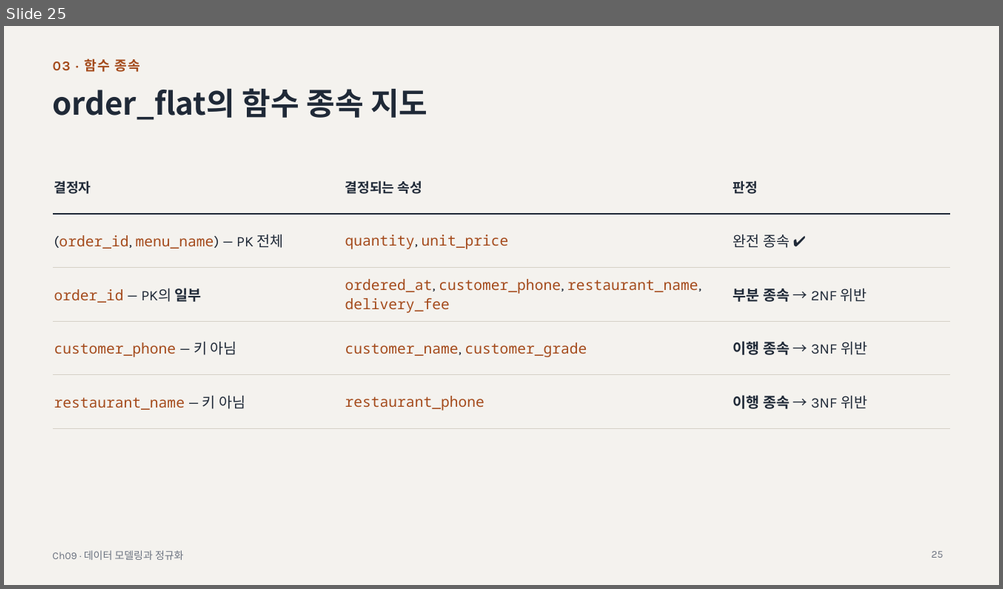
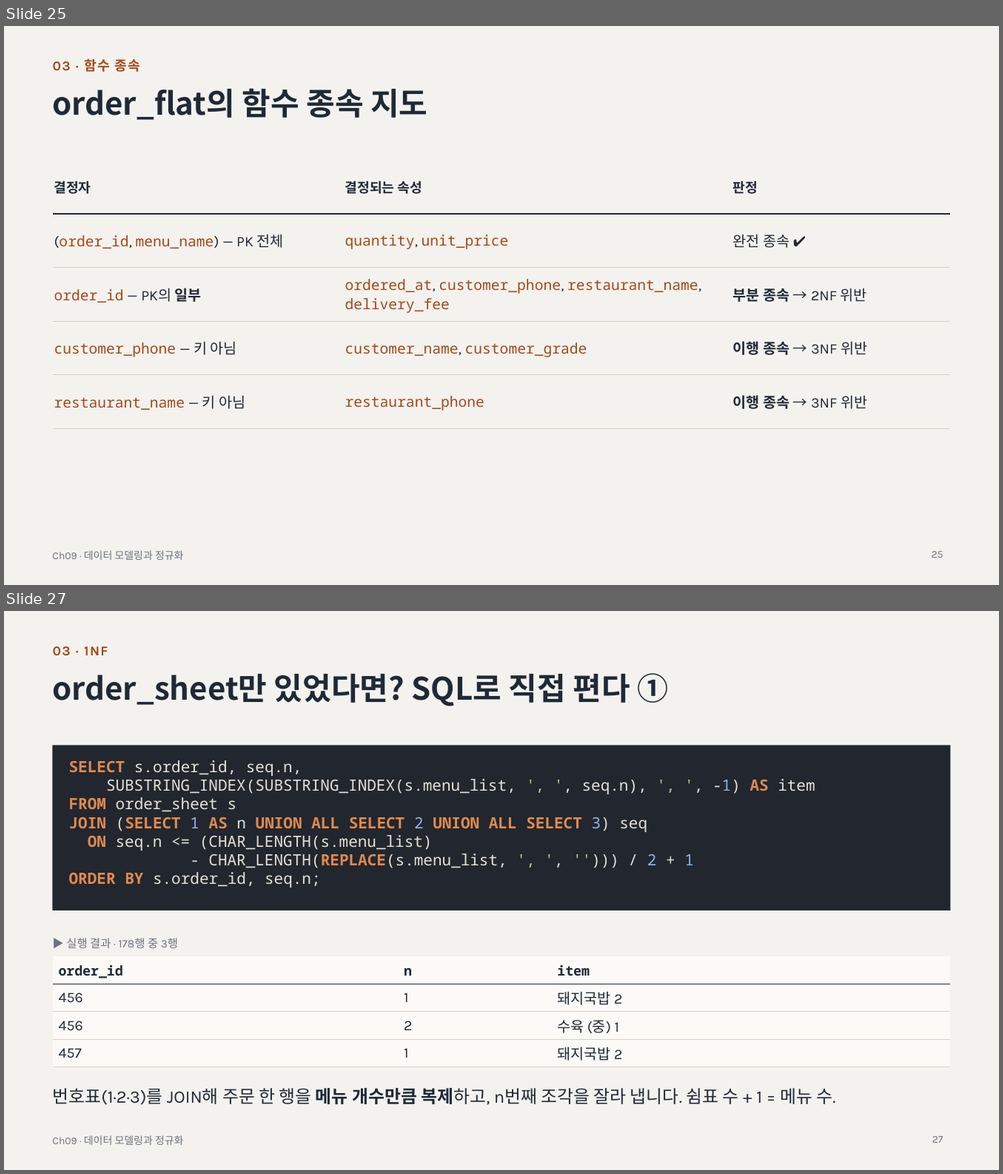
Before and after one commit to minjae0529-blip/DB-STUDY, a slide deck: chapters/ch09-modeling-normalization/ch09-slides.pptx. Shown one above the other, each under a label of ours: slide 25 before the commit, slides 25 and 27 after it; the slides between them are not shown. The pictures are 1003x589 and 1003x1174 pixels, drawn with LibreOffice and Linux fonts; fonts in the diff are those of the drawing. Boxes give left, top, right and bottom in pixels: in the first picture for what was removed or moved away, otherwise in the second. Text is boxed around its words. In the diff, an @@ line names an element or a change of style, - is before the commit and + after.

```diff
--- a/chapters/ch09-modeling-normalization/ch09-slides.pptx
+++ b/chapters/ch09-modeling-normalization/ch09-slides.pptx
@@ slide 27 added at [4,611,999,1170], background #F4F2EE; not listed: 1 template element that a slide beside it also shows @@
@@ text added at [53,647,108,656], 13 pt, text #A44A1B, bold @@
+03 · 1NF
@@ title added at [53,673,668,706], 30 pt, text #1F2937, bold @@
+order_sheet만 있었다면? SQL로 직접 편다 ①
@@ rectangle added at [53,745,950,911], fill #22262E @@
@@ text added at [69,760,814,888], 15 pt, text #E5E1D8 @@
+SELECT s.order_id, seq.n,
+SUBSTRING_INDEX(SUBSTRING_INDEX(s.menu_list, ', ', seq.n), ', ', -1) AS item
+FROM order_sheet s
+JOIN (SELECT 1 AS n UNION ALL SELECT 2 UNION ALL SELECT 3) seq
+ON seq.n <= (CHAR_LENGTH(s.menu_list)
+- CHAR_LENGTH(REPLACE(s.menu_list, ', ', ''))) / 2 + 1
+ORDER BY s.order_id, seq.n;
@@ text added at [66,938,178,948], 11 pt, text #6B7280 @@
+▶ 실행 결과 · 178행 중 3행
@@ table added at [53,957,950,1064], 4 rows, 3 columns @@
+order_id | n | item
+456 | 1 | 돼지국밥 2
+456 | 2 | 수육 (중) 1
+457 | 1 | 돼지국밥 2
@@ text added at [52,1088,835,1105], 17 pt, text #1F2937 @@
+번호표(1·2·3)를 JOIN해 주문 한 행을 메뉴 개수만큼 복제하고, n번째 조각을 잘라 냅니다. 쉼표 수 + 1 = 메뉴 수.
@@ page number added at [932,1136,943,1143], 10 pt, text #6B7280 @@
+27
```
Also in this commit, not shown: 4 slides changed, 10 other slides added, 11 other files.
